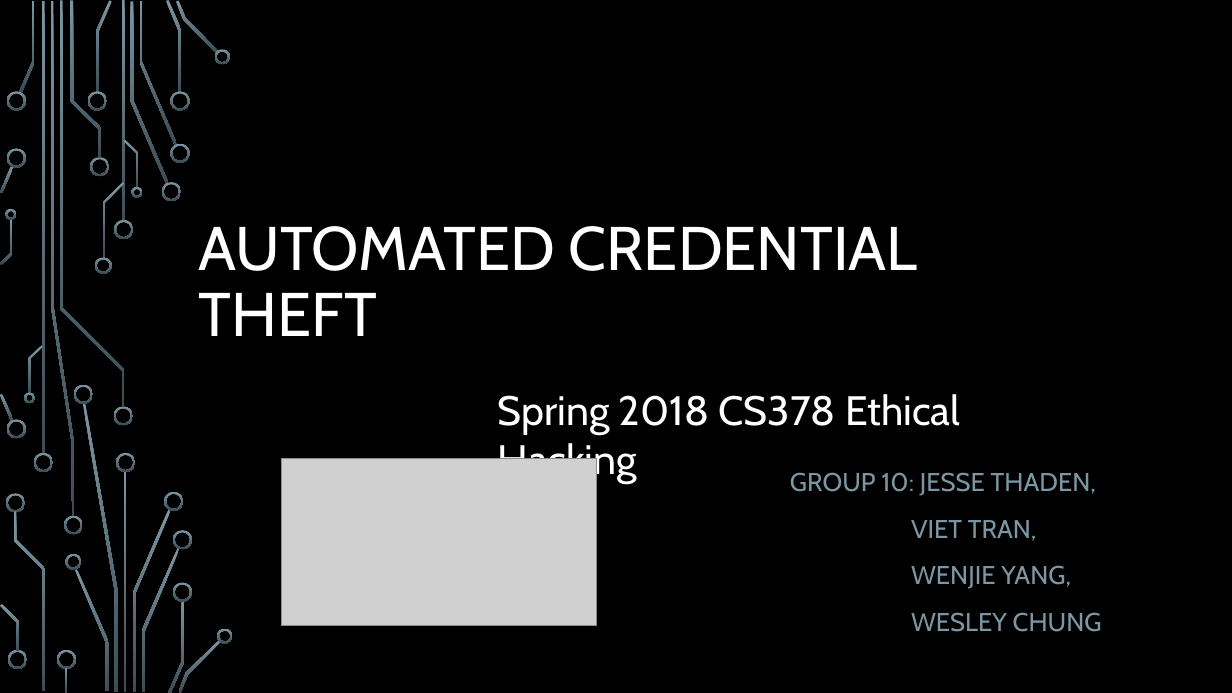
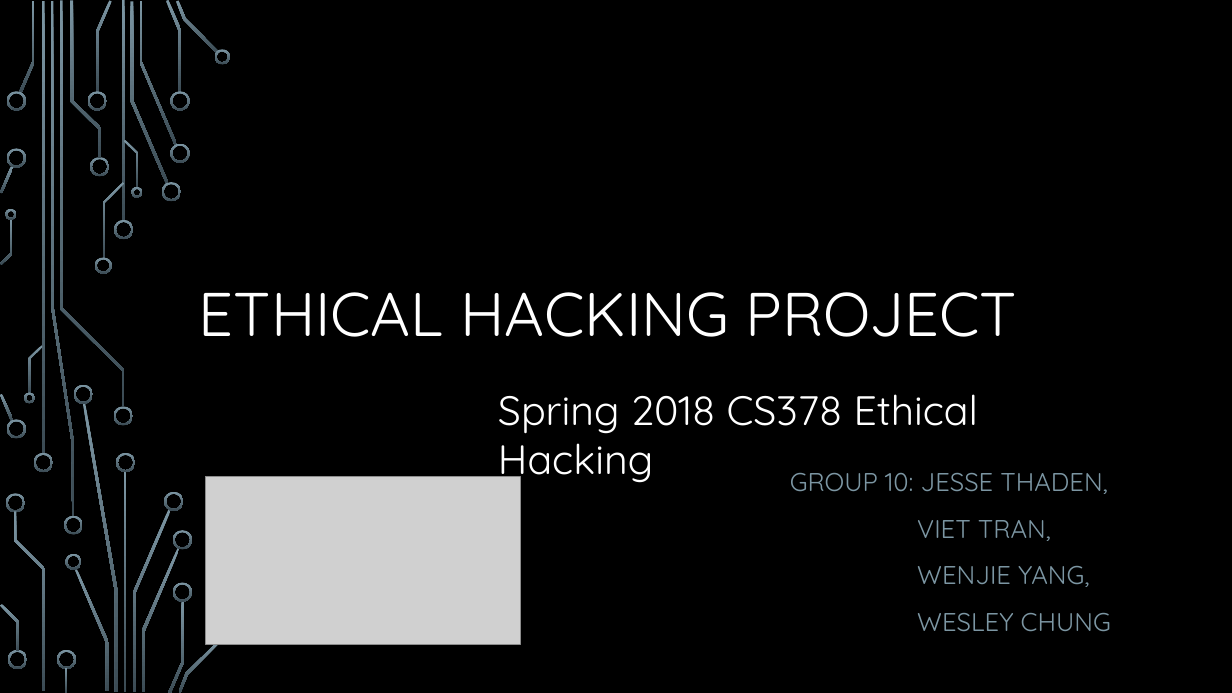
Before and after one commit to jessethd/EthicalHackingFinal, a slide deck: slide 1 of Presentation.pptx. Drawn at 1232x693 pixels with LibreOffice and Linux fonts; fonts in the diff are those of the drawing; grey boxes stand for pictures; background and template pictures are left out. Boxes give left, top, right and bottom in pixels: in the first picture for what was removed or moved away, otherwise in the second. Text is boxed around its words. In the diff, an @@ line names an element or a change of style, - is before the commit and + after.

```diff
--- a/Presentation.pptx
+++ b/Presentation.pptx
@@ title at (x1=199, y1=292, x2=1017, y2=337): text changed; font Cabin to Quicksand @@
-AUTOMATED CREDENTIAL THEFT
+ETHICAL HACKING PROJECT
@@ text "Spring 2018 CS378 Ethical Hacking" at (x1=498, y1=394, x2=979, y2=485): font Cabin to Quicksand @@
@@ picture moved from (x1=282, y1=458, x2=597, y2=626) to (x1=205, y1=477, x2=520, y2=644) @@
@@ subtitle "GROUP 10: JESSE THADEN," at (x1=790, y1=473, x2=1111, y2=631): font Cabin to Quicksand; less space between paragraphs @@
@@ freeform shape at (x1=217, y1=628, x2=233, y2=643): fill gradient #7C96A3 to #3B4C54 to gradient #7C96A3 to #3B4B54 @@
@@ freeform shape at (x1=178, y1=640, x2=221, y2=693): fill gradient #7C96A3 to #3B4C54 to gradient #7C96A3 to #3B4B54 @@
```
Also in this commit, not shown: 11 other slides changed.
